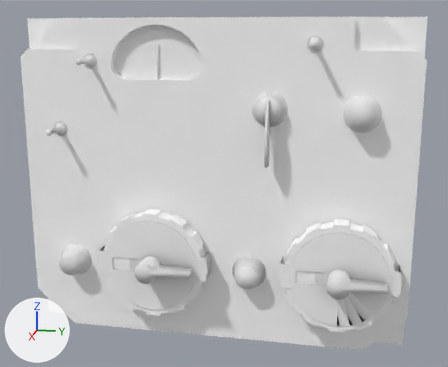
An edit to the Blender file Panels/Instruments-3d/ark/ark.blend, drawn before and after from the same camera.
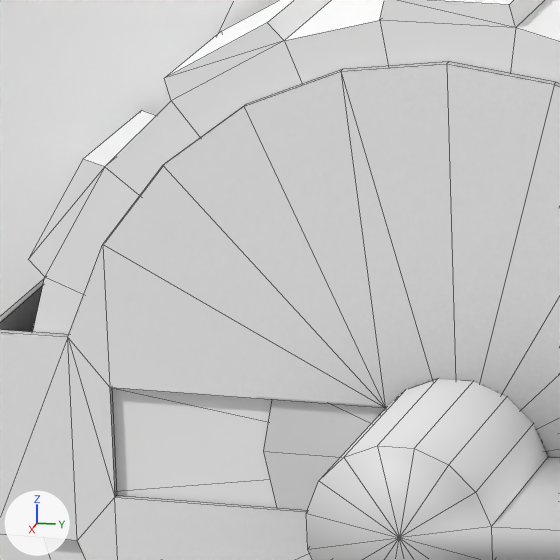
There are two pictures of each version: one whole from a camera (50 mm lens) standing at (0.196, 0.0421, 0.0486) and looking at (0.0081, 0.0045, 0.0016), one close up on the part from 22% to 36% of the width and 58% to 75% of the height. Every picture has the same lights, and +X, +Y and +Z are marked at lower left. The close-ups show mesh edges as thin lines.
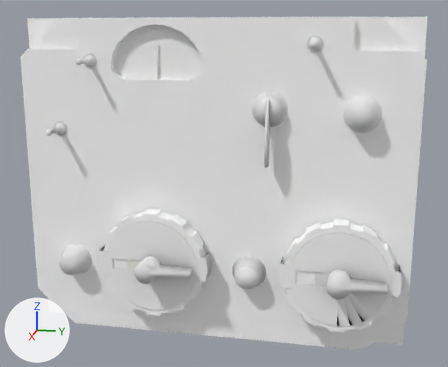
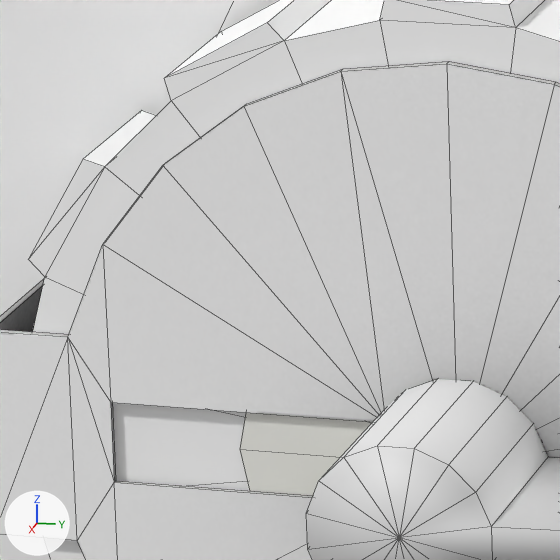
Boxes [x1, y1, x2, y2] around the edits, measured in the close-ups (560 x 560 px; the box of a moved part takes in the faces that stretch with it):
'Circle.008', mesh rescaled: before [263, 399, 385, 510]; after [240, 413, 372, 496]
part 1 of me_circle_009, moved or reshaped: before [263, 399, 385, 510]; after [240, 413, 372, 496]
part 3 of me_circle_008, moved or reshaped: [68, 71, 432, 560] in both

Edits to the bpy script that builds the scene:
```text
Add img_knob_png_001:
    img_knob_png_001 = load_image('knob.png.001', '../knobs/knob.png', 128, 128, 'Non-Color')
Add mat_knob_png_001:
    mat_knob_png_001 = principled_material('knob.png.001')
    mat_knob_png_001.texture = img_knob_png_001
Change me_circle_009:
    used by ob_circle_008; location = (0.01315, -0.0187, -0.02596); rotation_euler = (0.0, -1.571, 0.0), in degrees (0, -90, 0); scale = (0.00756, 0.00756, 0.00756)
    remove me_circle_009.from_pydata(...)  # 17 vertices, 16 faces; spans x -1.0..1.0, y -1.0..1.0, z 0.0
    add me_circle_009.from_pydata(...)  # 17 vertices, 16 faces; spans x -1.12..1.12, y -1.12..1.12, z 0.0
    me_circle_009 part 1: the whole mesh is scaled about its middle by (1.12, 1.12, 1)
    me_circle_009 part 2: texture (UV) coordinates changed
    add me_circle_009.materials.append(mat_knob_png_001)  # picture img_knob_png_001
Change me_circle_008:
    where me_circle_008.from_pydata(...)  # 97 vertices, 90 faces; spans x -1.0..1.0, y -1.22..1.22, z -0.43..0.0
    used by ob_circle_007; location = (0.01341, -0.0187, -0.02596); rotation_euler = (0.0, 1.571, 0.0), in degrees (0, 90, 0); scale = (0.0154, 0.0154, 0.0154)
    before: 59 (-0.14, -0.86, 0.0) at pixel (109, 387), 60 (0.14, -0.86, 0.0) at pixel (114, 497), 61 (0.14, -0.18, 0.0), 62 (-0.14, -0.18, 0.0) at pixel (385, 407), 63 (-0.14, -0.86, -0.01)
    before: 64 (0.14, -0.86, -0.01) at pixel (116, 495), 65 (0.14, -0.18, -0.01), 66 (-0.14, -0.18, -0.01)
    me_circle_008 part 3
    add for i in [60, 61, 64, 65]: me_circle_008.vertices[i].co += Vector((-0.04, 0.0, 0.0))
    add for i in [59, 62, 63, 66]: me_circle_008.vertices[i].co += Vector((0.04, 0.0, 0.0))
```
